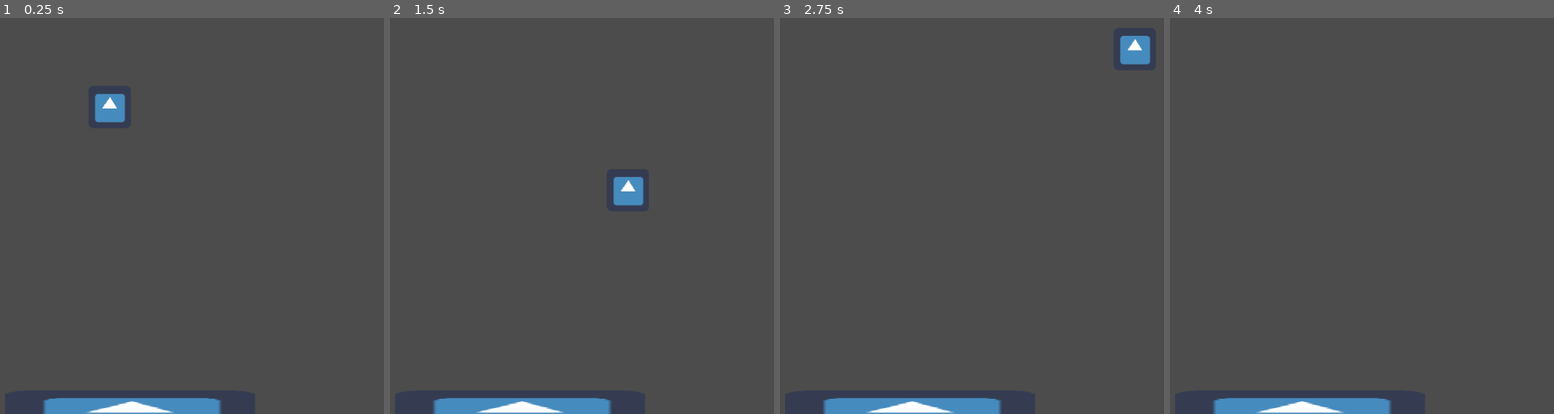
Above: before the commit, frames 1-4 (left to right).
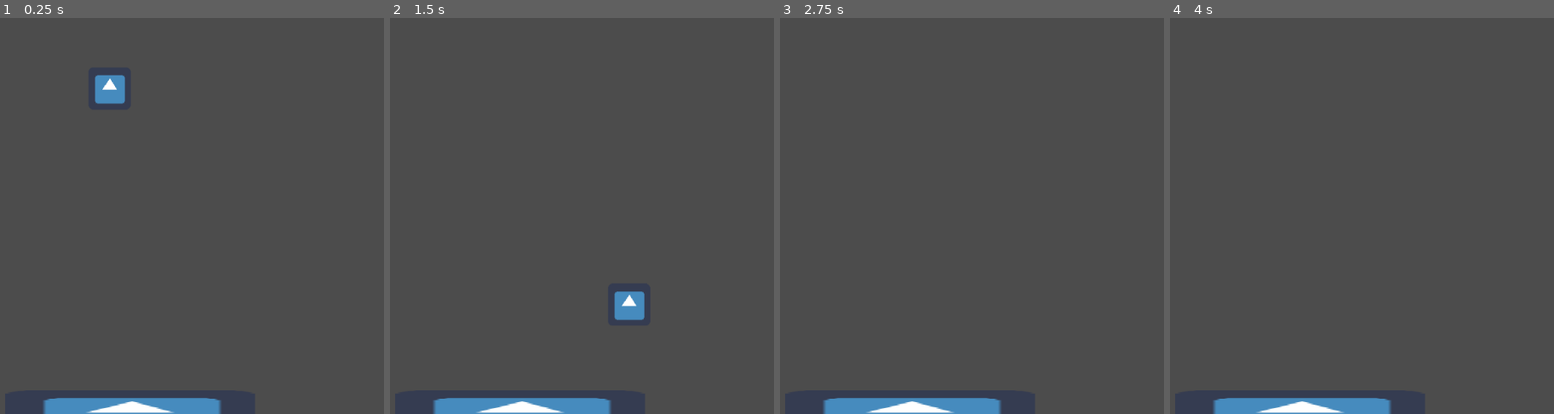
Above: after the commit, the same moments.

Repository: HenryFBP/2d-godot-game
Game: Godot game, scene res://icon.tscn
Two runs of this game, one before a commit and one after it. Both use one fixed random seed, a clock stepped at 60 frames per second and the inputs below. The engine's default icon, where the game draws it, is replaced by a stand-in: a white triangle on a blue panel in a dark square.
Inputs:
- Up to frame 1 (0.25 s): no input
- Up to frame 2 (1.5 s): hold D (player_right) from 0.53 s (still down); tap Space (player_jump) at 0.6, 0.77, 1.07, 1.35 s
- Up to frame 3 (2.75 s): tap Space (player_jump) at 1.52, 1.82, 2.1 s; release D (player_right) at 2.03 s; hold A (player_left) from 2.03 s (still down)
- Up to frame 4 (4 s): release A (player_left) at 2.78 s; hold D (player_right) from 2.78 s (still down); tap Space (player_jump) at 2.85, 3.02, 3.32, 3.6, 3.77 s; tap Enter at 3.5 s

The runs differ from the first frame. In frame 1, 0.8% of the frame differs, in the area x 24-33%, y 14-27%; in frame 2, 1.1%, in the area x 58-67%, y 40-77%; in frame 3, 0.6%; in frame 4, nothing differs.

Commit message:
finally working physics.

Diff:
--- a/src/icon.gd
+++ b/src/icon.gd
@@ -1,44 +1,47 @@
 extends KinematicBody2D
 
-var speed = 250
-var GRAVITY = 10
-var velocity = Vector2()
-var acceleration = Vector2()
+const GRAVITY_VEC = Vector2(0, 900)
+const FLOOR_NORMAL = Vector2(0, -1)
+const SLOPE_SLIDE_STOP = 25.0
+const MIN_ONAIR_TIME = 0.1
+const WALK_SPEED = 250 # pixels/sec
+const JUMP_SPEED = 480
+const SIDING_CHANGE_SPEED = 10
 
-var movement_factor = 10
-var input_maps = {
-	'player_right': Vector2(movement_factor, 0),
-	'player_left': Vector2(-movement_factor, 0),
-	'player_up': Vector2(0, -movement_factor),
-	'player_down': Vector2(0, movement_factor),
-	'player_jump': Vector2(0, -50),
-	}
-
-func get_input():
-
-	for key in input_maps.keys():
-		if Input.is_action_pressed(key):
-			acceleration += input_maps[key]
+var linear_vel = Vector2()
+var onair_time = 0 #
+var on_floor = false
 
 
 func _physics_process(delta):
 
-	get_input()
+	#increment counters
+	onair_time += delta
 
-	velocity += acceleration # add on acceleration to velocity
+	### MOVEMENT ###
 
-	# Prevent expensive floating-point math.
-	if(abs(acceleration.x) <= 10):
-		acceleration.x = 0
+	# Apply Gravity
+	linear_vel += delta * GRAVITY_VEC
+	# Move and Slide
+	linear_vel = move_and_slide(linear_vel, FLOOR_NORMAL, SLOPE_SLIDE_STOP)
+	# Detect Floor
+	if is_on_floor():
+		onair_time = 0
 
-	if(abs(acceleration.y) <= 10):
-		acceleration.y = 0
+	on_floor = onair_time < MIN_ONAIR_TIME
 
-	acceleration = acceleration * 0.3 # Acceleration slows down, 'drag'.
+	### CONTROL ###
 
-	acceleration.y += GRAVITY # Add pull of gravity to acceleration
+	# Horizontal Movement
+	var target_speed = 0
+	if Input.is_action_pressed("player_left"):
+		target_speed += -1
+	if Input.is_action_pressed("player_right"):
+		target_speed +=  1
 
-	velocity = velocity.normalized() * speed # Speed it up!
+	target_speed *= WALK_SPEED
+	linear_vel.x = lerp(linear_vel.x, target_speed, 0.1)
 
-#	move_and_collide(velocity * delta)
-	move_and_slide(velocity, Vector2(0, -1))
+	# Jumping
+	if on_floor and Input.is_action_just_pressed("player_jump"):
+		linear_vel.y = -JUMP_SPEED
